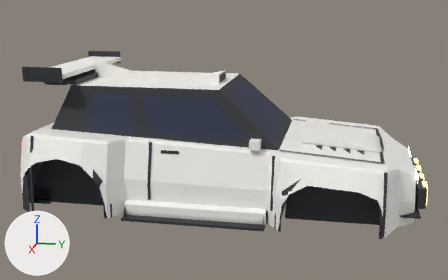
A saved change to the FBX model assets/meshes/kaze/Kaze.fbx.
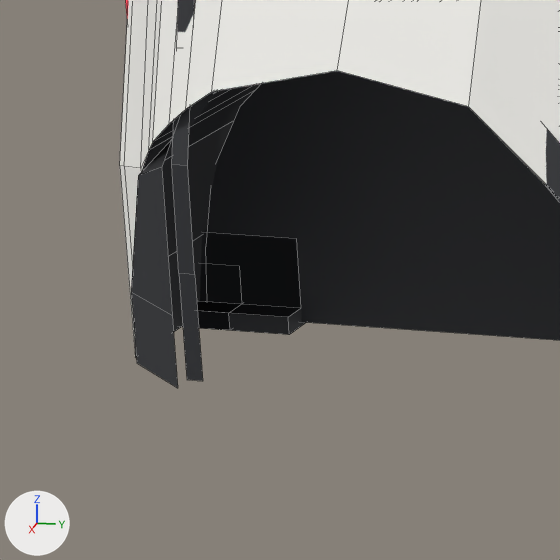
The first picture shows the older version from a camera (50 mm lens) standing at (19.82, 4.31, 5.3) and looking at (0.16, 0.38, 0.39). The close-ups show the older and then the newer version on the part from 0% to 21% of the width and 53% to 87% of the height of that picture. Only the edits that show in the close-ups are written down. Arrows for +X, +Y and +Z are at lower left; the lights stay in place. The close-ups show mesh edges as thin lines.

Names of what the first close-up shows: 'ArchLip_RR', 'BumperRear', 'Fender_RR', 'Ink_BumpR_R', 'Opt_Diffuser_Race_AccDiffuserRace', 'Opt_Diffuser_Road_AccDiffuser', 'Underbody', 'WheelWell'.
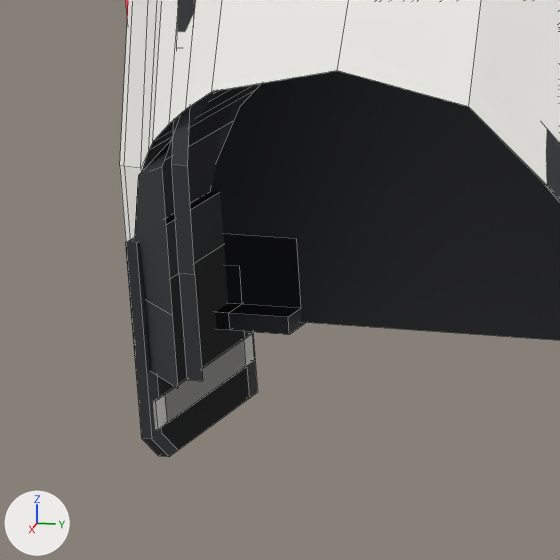
Diff of the bpy script that builds the scene:
```diff
--- a/assets/meshes/kaze/Kaze.fbx.py
+++ b/assets/meshes/kaze/Kaze.fbx.py
@@ me_opt_mudflaps_long_accmudflapslong @@
+me_opt_mudflaps_long_accmudflapslong.from_pydata(...)  # 40 vertices, 28 faces; spans x -3.16..3.16, y -5.38..2.78, z -1.95..-0.7
+me_opt_mudflaps_long_accmudflapslong.materials.append(mat_trim)  # dark grey #2f3035
@@ me_opt_mudflaps_rally_accmudflapsband @@
+me_opt_mudflaps_rally_accmudflapsband.from_pydata(...)  # a box spanning x 2.14..3.02, y 2.7..2.8, z -1.75..-1.59; a box spanning x -3.02..-2.14, y 2.7..2.8, z -1.75..-1.59; a box spanning x 2.14..3.02, y -5.4..-5.3, z -1.75..-1.59; a box spanning x -3.02..-2.14, y -5.4..-5.3, z -1.75..-1.59
+me_opt_mudflaps_rally_accmudflapsband.materials.append(mat_body)  # white #f7f6f1
@@ me_opt_mudflaps_rally_accmudflaps @@
+me_opt_mudflaps_rally_accmudflaps.from_pydata(...)  # 40 vertices, 28 faces; spans x -3.06..3.06, y -5.38..2.78, z -1.95..-1.0
+me_opt_mudflaps_rally_accmudflaps.materials.append(mat_trim)  # dark grey #2f3035
@@ me_opt_mudflaps_long_accmudflapslongband @@
+me_opt_mudflaps_long_accmudflapslongband.from_pydata(...)  # a box spanning x 2.04..3.12, y 2.7..2.8, z -1.75..-1.59; a box spanning x -3.12..-2.04, y 2.7..2.8, z -1.75..-1.59; a box spanning x 2.04..3.12, y -5.4..-5.3, z -1.75..-1.59; a box spanning x -3.12..-2.04, y -5.4..-5.3, z -1.75..-1.59
+me_opt_mudflaps_long_accmudflapslongband.materials.append(mat_body)  # white #f7f6f1
@@ ob_opt_mudflaps_long_accmudflapslong @@
+ob_opt_mudflaps_long_accmudflapslong = bpy.data.objects.new('Opt_Mudflaps_Long_AccMudflapsLong', me_opt_mudflaps_long_accmudflapslong)
+ob_opt_mudflaps_long_accmudflapslong.location = (0.0, 0.0, 0.0)
@@ ob_opt_mudflaps_rally_accmudflapsband @@
+ob_opt_mudflaps_rally_accmudflapsband = bpy.data.objects.new('Opt_Mudflaps_Rally_AccMudflapsBand', me_opt_mudflaps_rally_accmudflapsband)
+ob_opt_mudflaps_rally_accmudflapsband.location = (0.0, 0.0, 0.0)
@@ ob_opt_mudflaps_rally_accmudflaps @@
+ob_opt_mudflaps_rally_accmudflaps = bpy.data.objects.new('Opt_Mudflaps_Rally_AccMudflaps', me_opt_mudflaps_rally_accmudflaps)
+ob_opt_mudflaps_rally_accmudflaps.location = (0.0, 0.0, 0.0)
@@ ob_opt_mudflaps_long_accmudflapslongband @@
+ob_opt_mudflaps_long_accmudflapslongband = bpy.data.objects.new('Opt_Mudflaps_Long_AccMudflapsLongBand', me_opt_mudflaps_long_accmudflapslongband)
+ob_opt_mudflaps_long_accmudflapslongband.location = (0.0, 0.0, 0.0)
```

Boxes [x1, y1, x2, y2] around the edits, measured in the close-ups (560 x 560 px):
'Opt_Mudflaps_Long_AccMudflapsLong', added
    after: [126, 191, 257, 457]
'Opt_Mudflaps_Rally_AccMudflaps', added
    after: [157, 245, 249, 450]
'Opt_Mudflaps_Rally_AccMudflapsBand', added
    after: [163, 340, 246, 422]
'Opt_Mudflaps_Long_AccMudflapsLongBand', added
    after: [153, 334, 254, 430]
